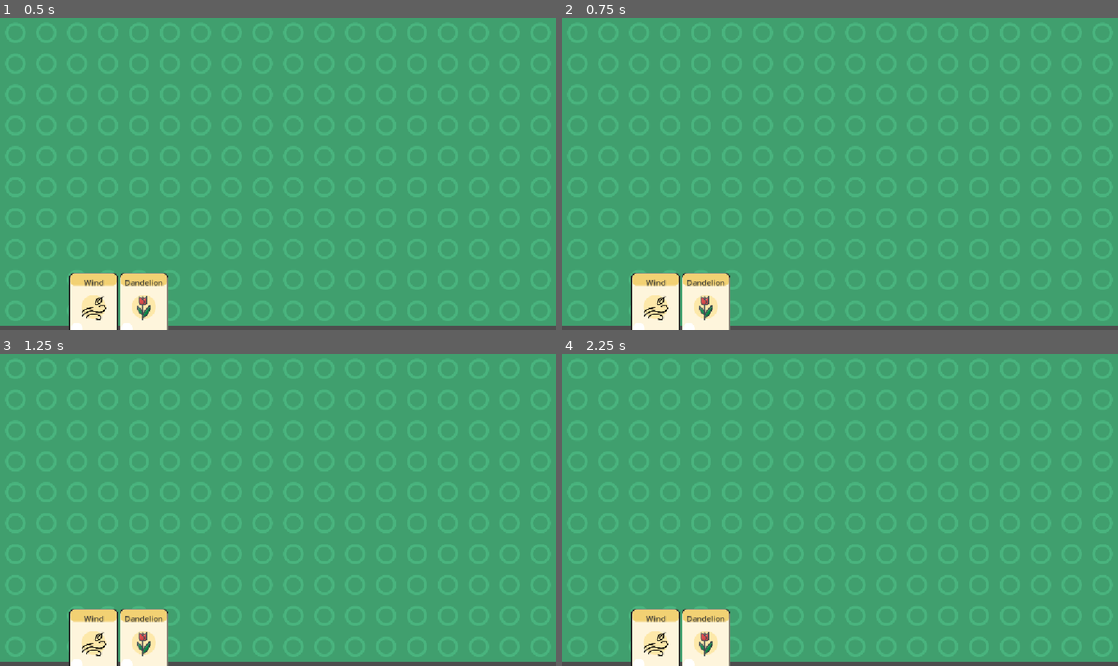
Above: before the commit, frames 1-4 (two rows, left to right).
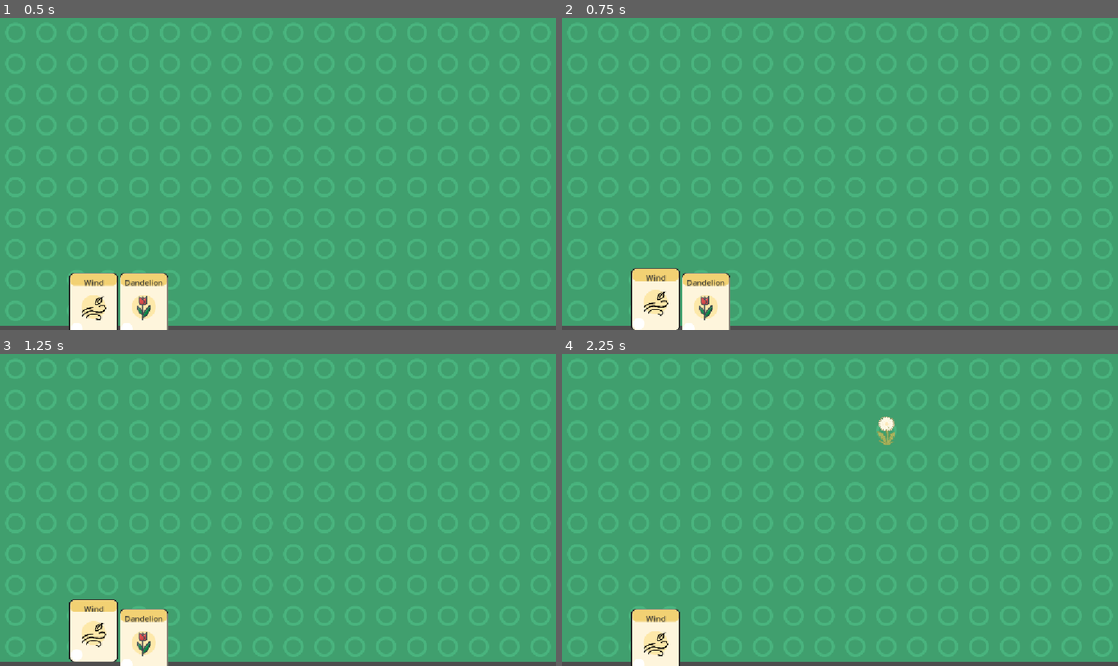
Above: after the commit, the same moments.

Repository: orangegaoyang/Dandelion_Godot
Game: Godot game, scene res://scenes/main/main.tscn
The game is run twice, just before and just after one commit, with the same random seed, the same clock (stepped at 60 frames per second) and the same inputs.
Inputs (mouse positions are in pixels of both pictures, inside the frame that each line leads up to):
- Up to frame 1 (0.5 s): no input
- Up to frame 2 (0.75 s): tap Enter at 0.5 s; move the mouse to (656, 301) at 0.52 s; click (656, 301) at 0.67 s
- Up to frame 3 (1.25 s): no input
- Up to frame 4 (2.25 s): tap Space at 1.25 s; move the mouse to (706, 637) at 1.27 s; click (706, 637) at 1.42 s; tap Enter at 2 s; move the mouse to (895, 441) at 2.02 s; click (895, 441) at 2.17 s

Frame 1 is identical in both runs. In frame 2, 0.6% of the frame differs, in the area x 12-22%, y 80-100%; in frame 3, 1.1%; in frame 4, 1.8%, in the area x 21-60%, y 20-100%.
Error before the commit: Invalid access to property or key 'name' on a base object of type 'Nil'. (res://scripts/managers/card_manager.gd:29)

Commit message:
first prototype

Diff:
--- a/scenes/cards/BaseCard.tscn
+++ b/scenes/cards/BaseCard.tscn
@@ -20,7 +20,6 @@
 offset_bottom = 60.0
 grow_horizontal = 2
 grow_vertical = 2
-mouse_filter = 1
 script = ExtResource("1_2dp34")
 name_label = NodePath("CardVisual/MarginContainer/VBoxContainer/NameLabel")
 icon = NodePath("CardVisual/MarginContainer/VBoxContainer/CenterContainer/Art")
@@ -29,6 +28,7 @@
 anchors_preset = 0
 offset_right = 40.0
 offset_bottom = 40.0
+mouse_filter = 1
 
 [node name="Background" type="TextureRect" parent="CardVisual" unique_id=1174854667]
 layout_mode = 0
